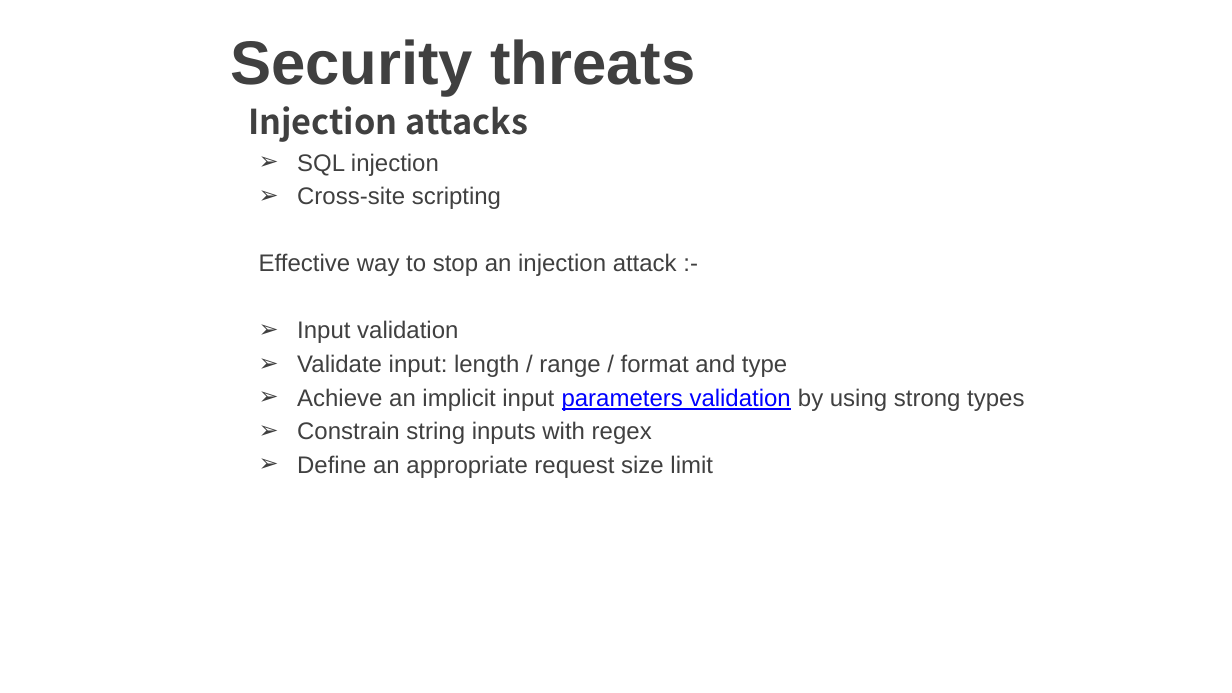
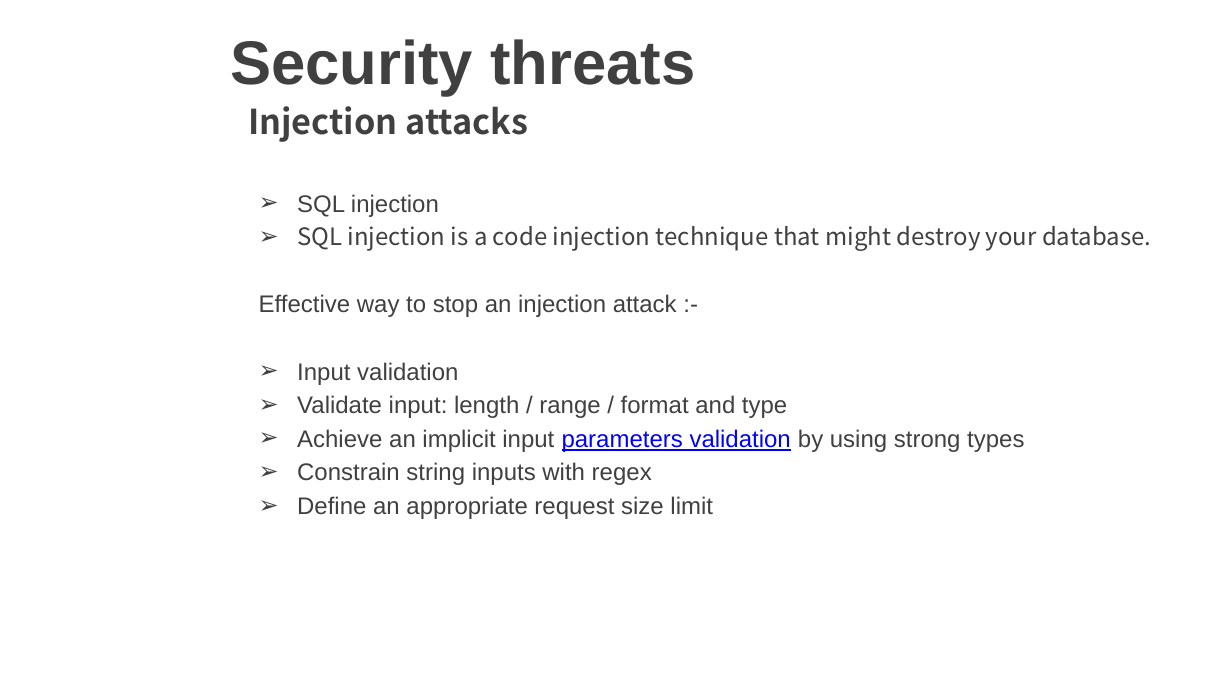
Before and after one commit to vgyureka/DotNetBig, a slide deck: slide 4 of webapiSecurity.pptx. Drawn at 1232x693 pixels with LibreOffice and Linux fonts; fonts in the diff are those of the drawing; background and template pictures are left out. Boxes give left, top, right and bottom in pixels: in the first picture for what was removed or moved away, otherwise in the second. Text is boxed around its words. In the diff, an @@ line names an element or a change of style, - is before the commit and + after.

Commit message:
Add files via upload
web api security - 11 MARCH 2019

```diff
--- a/webapiSecurity.pptx
+++ b/webapiSecurity.pptx
@@ text "SQL injection": place and size @@
-text "SQL injection" at <box>259,153,1024,478</box>
+text "SQL injection" at <box>259,194,1151,519</box>
@@ text at <box>297,226,1151,251</box>: text changed; font Arial to Noto Sans CJK KR @@
-➢ Cross-site scripting
+➢ SQL injection is a code injection technique that might destroy your database.
```
Also in this commit, not shown: 7 other slides changed, 4 slides added.
